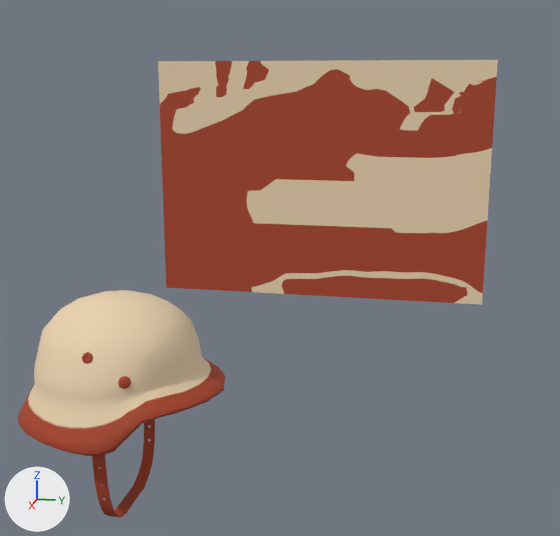
An edit to the FBX model Game artists - Assets/Unity packages André/Final helm.fbx, drawn before and after from the same camera.
Camera for both pictures: a 50 mm camera at (0.0455, 0.0067, 0.006) aimed at (0.0162, 0.0009, -0.0013). Lighting does not change. The marker at lower left points along +X, +Y and +Z. Where no turn or scale is listed for an object, it has been applied to the vertices.
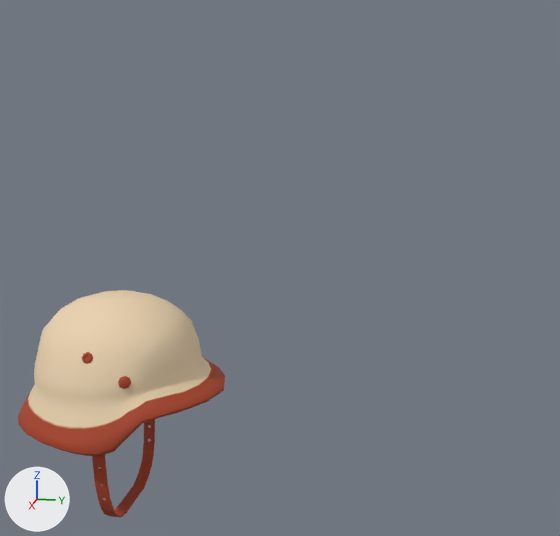
Location of each change, [x1, y1, x2, y2] in pixels of the pictures (560 x 536 px):
'pPlane1', deleted
    before: [158, 60, 498, 305]

Patch to the scene script:
```diff
--- a/Game artists - Assets/Unity packages André/Final helm.fbx.py
+++ b/Game artists - Assets/Unity packages André/Final helm.fbx.py
@@ ob_pplane1 @@
-ob_pplane1 = bpy.data.objects.new('pPlane1', me_mesh_003)
-ob_pplane1.location = (0.0, 0.0, 0.0)
```
